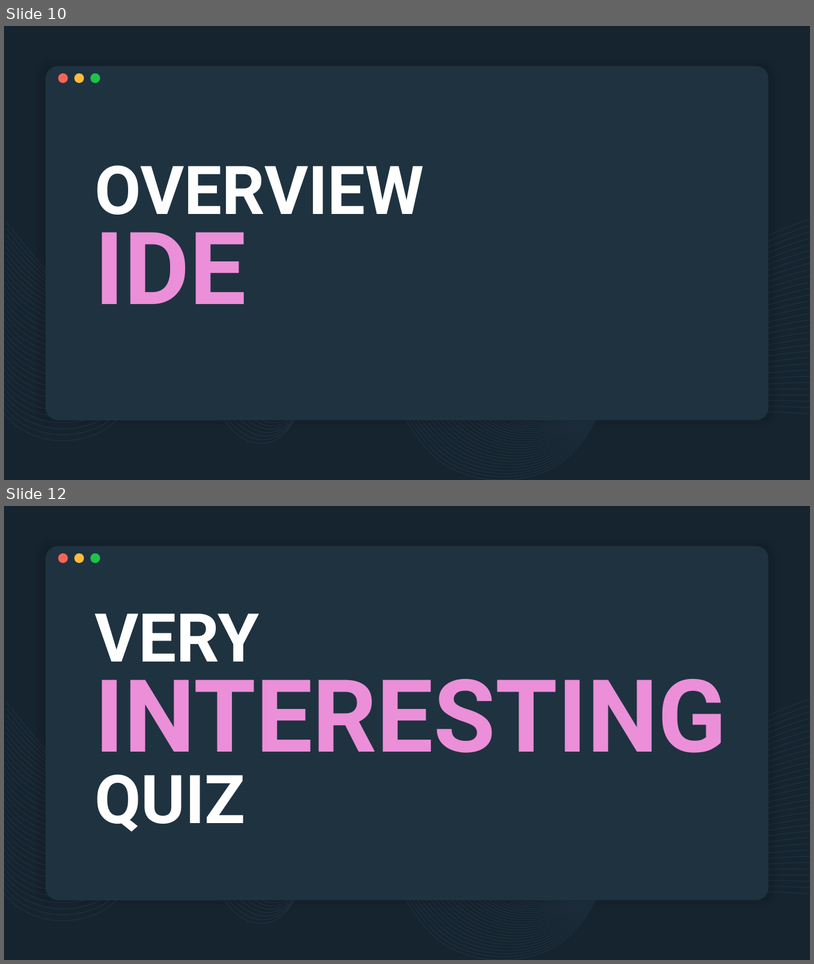
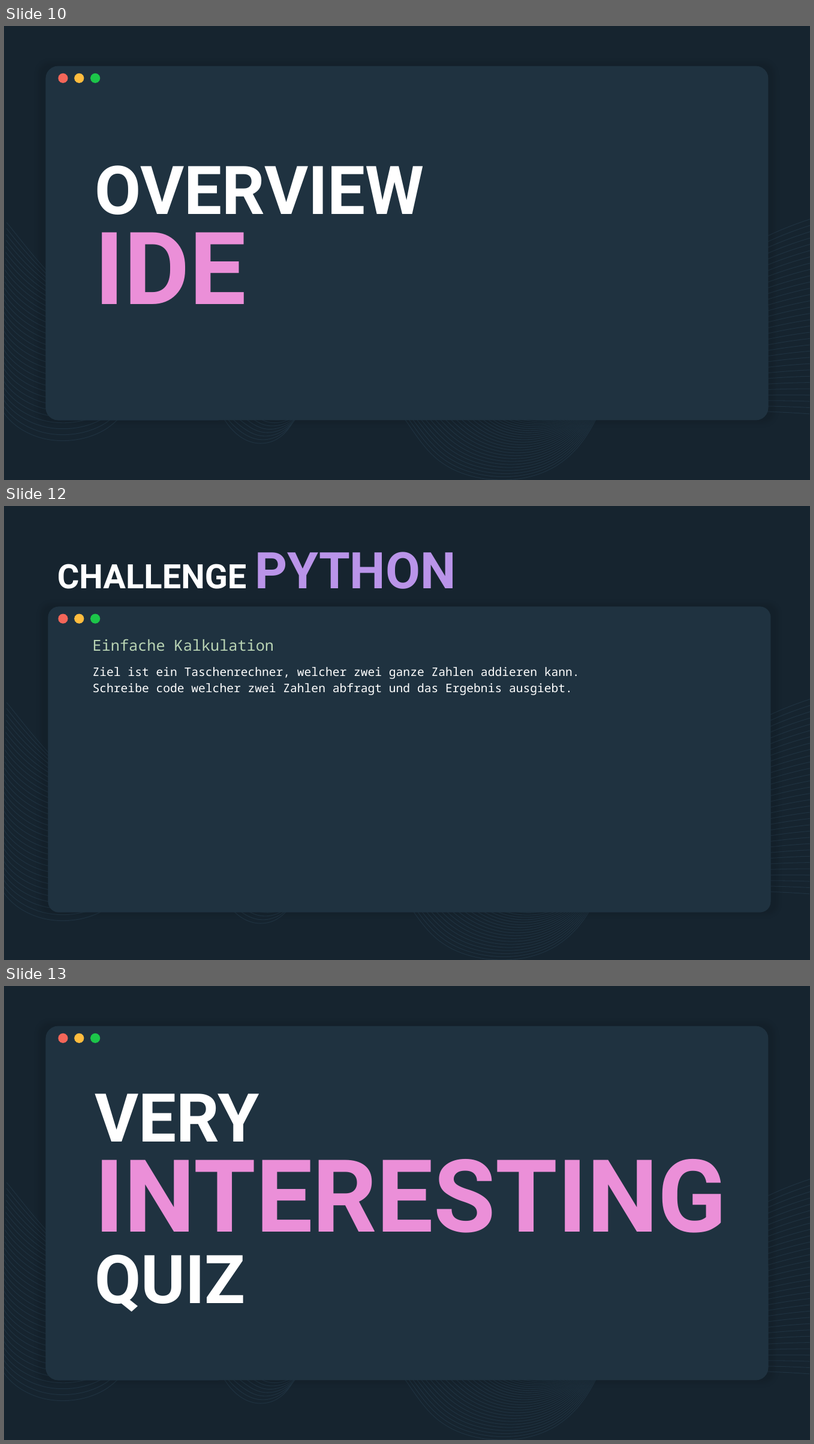
Before and after one commit to derech1e/python-beginner-course, a slide deck: lesson_1/lesson_1_ger.pptx. Shown one above the other, each under a label of ours: slides 10 and 12 before the commit, slides 10, 12 and 13 after it; the slides between them are not shown. The pictures are 814x964 and 814x1444 pixels, drawn with LibreOffice and Linux fonts; fonts in the diff are those of the drawing. Boxes give left, top, right and bottom in pixels: in the first picture for what was removed or moved away, otherwise in the second. Text is boxed around its words. In the diff, an @@ line names an element or a change of style, - is before the commit and + after.

```diff
--- a/lesson_1/lesson_1_ger.pptx
+++ b/lesson_1/lesson_1_ger.pptx
@@ slide 12 added at <box>4,506,810,960</box>, background #16242F; not listed: 32 template elements that a slide beside it also shows @@
@@ title added at <box>57,552,456,589</box>, 40 pt, text #FFFFFF, bold @@
+CHALLENGE PYTHON
@@ rounded rectangle added at <box>48,606,771,912</box>, fill #1F3240 @@
@@ ellipse added at <box>59,613,68,624</box>, fill #F46659 @@
@@ ellipse added at <box>74,613,84,624</box>, fill #FFBC3E @@
@@ ellipse added at <box>90,613,100,624</box>, fill #1CC549 @@
@@ subtitle added at <box>93,639,274,651</box>, 18 pt, text #B9D4B4 @@
+Einfache Kalkulation
@@ text added at <box>93,667,580,695</box>, 14 pt, text #FFFFFF @@
+Ziel ist ein Taschenrechner, welcher zwei ganze Zahlen addieren kann.
+Schreibe code welcher zwei Zahlen abfragt und das Ergebnis ausgiebt.
@@ what was slide 12 is now slide 13 @@
```
Also in this commit, not shown: 1 other slide added, 1 slide removed.
